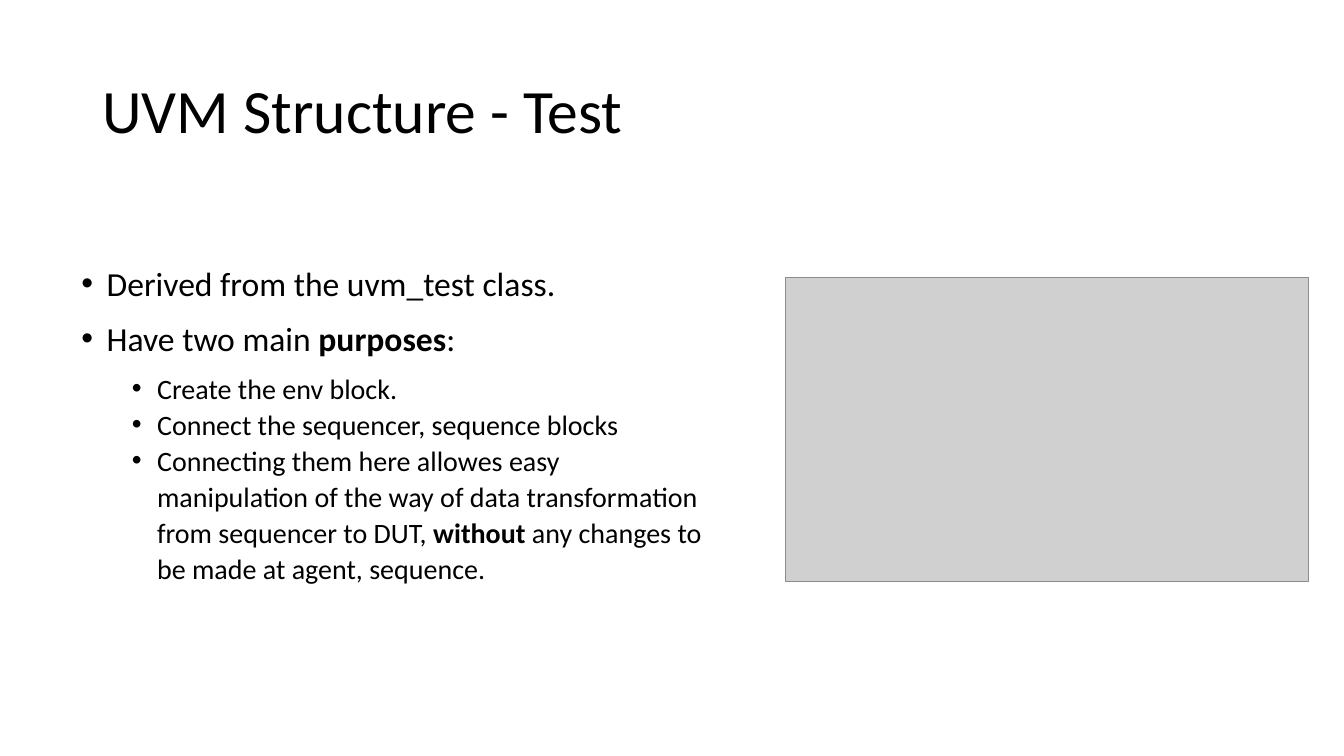
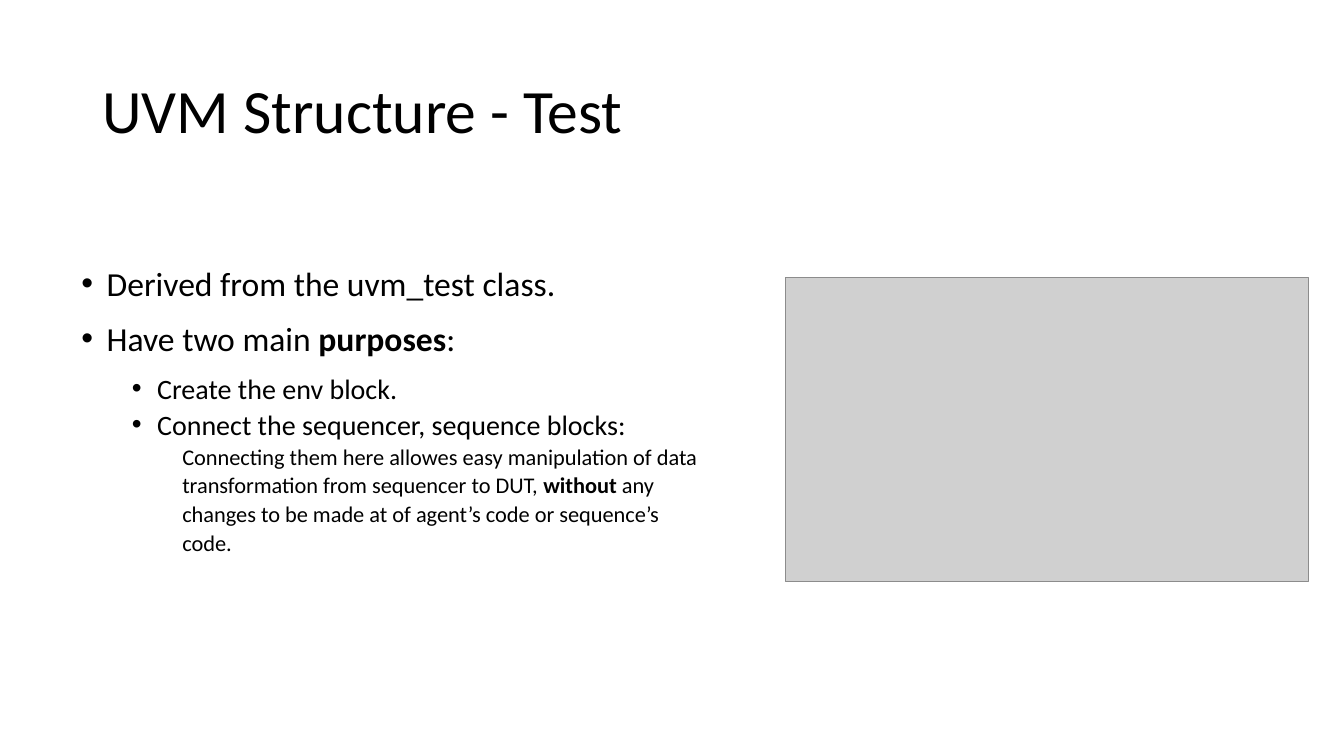
Before and after one commit to liotahuf/UVM_project, a slide deck: slide 7 of Final presentation 3.pptx. Drawn at 1344x756 pixels with LibreOffice and Linux fonts; fonts in the diff are those of the drawing; grey boxes stand for pictures. Boxes give left, top, right and bottom in pixels: in the first picture for what was removed or moved away, otherwise in the second. Text is boxed around its words. In the diff, an @@ line names an element or a change of style, - is before the commit and + after.

```diff
--- a/Final presentation 3.pptx
+++ b/Final presentation 3.pptx
@@ text at (157,415,697,551): text changed; size 20 to 16 pt @@
-  • Connect the sequencer, sequence blocks
-  • Connecting them here allowes easy manipulation of the way of data transformation from sequencer to DUT, without any changes to be made at agent, sequence.
+  • Connect the sequencer, sequence blocks:
+    Connecting them here allowes easy manipulation of data transformation from sequencer to DUT, without any changes to be made at of agent’s code or sequence’s code.
```
Also in this commit, not shown: 21 other slides changed.
